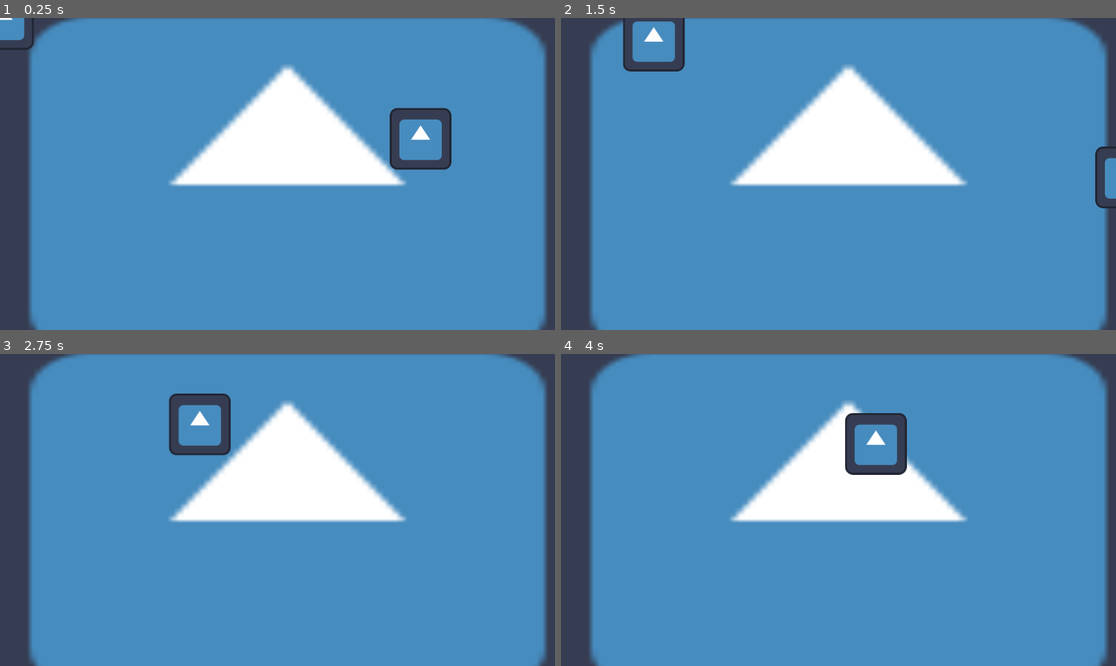
Above: before the commit, frames 1-4 (two rows, left to right).
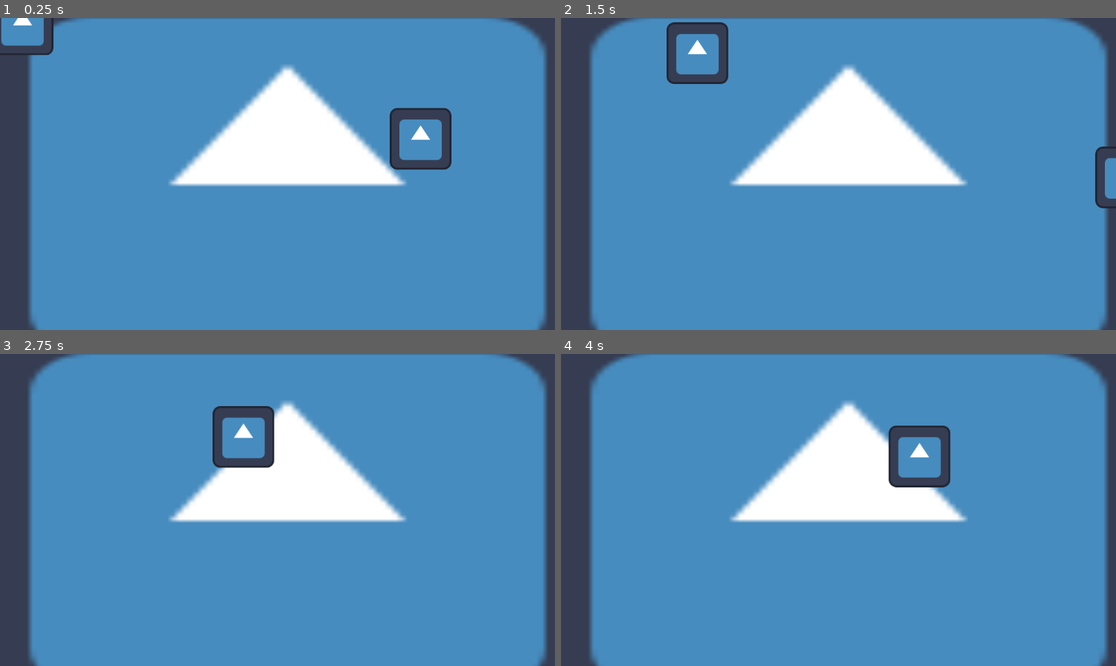
Above: after the commit, the same moments.

Repository: sstrac/shadow_hunters
Game: Godot game, scene res://Scenes/ExampleLevel.tscn
Two runs of this game, one before a commit and one after it. Both use one fixed random seed, a clock stepped at 60 frames per second and the inputs below. The engine's default icon, where the game draws it, is replaced by a stand-in: a white triangle on a blue panel in a dark square.
Inputs:
- Up to frame 1 (0.25 s): no input
- Up to frame 2 (1.5 s): hold D (right) 0.53-1.28 s; hold Down (down) from 1.28 s (still down)
- Up to frame 3 (2.75 s): release Down (down) at 2.03 s; hold D (right) from 2.03 s (still down)
- Up to frame 4 (4 s): release D (right) at 2.78 s; hold Up (up) 2.78-3.53 s; hold A (left) from 3.53 s (still down)

The runs differ from the first frame. In frame 1, 0.7% of the frame differs, in the area x 0-10%, y 0-13%; in frame 2, 2.0%; in frame 3, 2.7%; in frame 4, 3.1%, in the area x 51-71%, y 18-43%.

Commit message:
fix follow positioning

Diff:
--- a/Scenes/Enemy.tscn
+++ b/Scenes/Enemy.tscn
@@ -9,8 +9,8 @@
 
 [node name="HealthComponent" parent="." instance=ExtResource("1_m1htj")]
 
+[node name="Sprite2D" type="Sprite2D" parent="."]
+texture = ExtResource("2_wovta")
+
 [node name="RigidBody2D" type="RigidBody2D" parent="."]
 gravity_scale = 0.0
-
-[node name="Sprite2D" type="Sprite2D" parent="RigidBody2D"]
-texture = ExtResource("2_wovta")
--- a/Scenes/Player.tscn
+++ b/Scenes/Player.tscn
@@ -6,15 +6,13 @@
 
 [sub_resource type="RectangleShape2D" id="RectangleShape2D_kyqiw"]
 
-[node name="Player" type="Node2D"]
-
-[node name="PlayerCharacterBody2D" type="CharacterBody2D" parent="."]
+[node name="Player" type="CharacterBody2D"]
 script = ExtResource("1_gntrk")
 
-[node name="PlayerSprite2D" type="Sprite2D" parent="PlayerCharacterBody2D"]
+[node name="PlayerSprite2D" type="Sprite2D" parent="."]
 texture = ExtResource("2_kyqiw")
 
-[node name="PlayerCollisionShape2D" type="CollisionShape2D" parent="PlayerCharacterBody2D"]
+[node name="PlayerCollisionShape2D" type="CollisionShape2D" parent="."]
 scale = Vector2(-6.4232774, 6.3666778)
 shape = SubResource("RectangleShape2D_kyqiw")
 
--- a/Scripts/enemy_movement.gd
+++ b/Scripts/enemy_movement.gd
@@ -7,5 +7,6 @@
 
 
 func move_towards_player_node(delta: float):
+	print(position)
 	var direction = (player_body.position - position).normalized()
 	position += direction * speed * delta
--- a/Scripts/player_character_body_2d.gd
+++ b/Scripts/player_character_body_2d.gd
@@ -7,5 +7,6 @@
 	velocity = input_direction * speed
 
 func _physics_process(delta):
+	print(position)
 	get_input()
 	move_and_slide()
